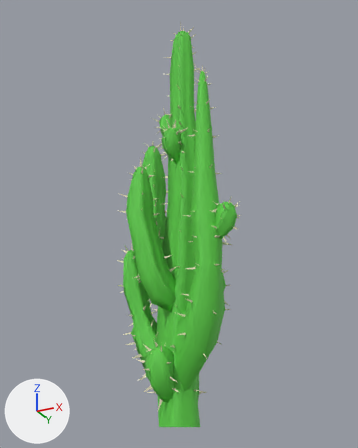
Renders of the FBX model Assets/Models/Environment/Plants/cactusLarge.fbx from each side of a commit.
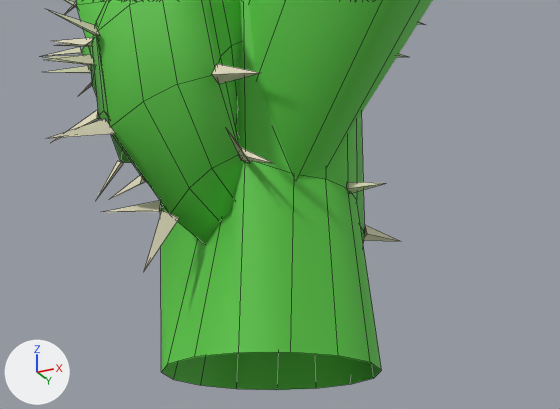
Each version appears first whole from a 50 mm lens placed at (3.79, -7.58, 0.05), pointed at (-0.12, 0.24, 3.57), and next in a close-up from a 50 mm lens placed at (1.07, -2.07, -0.4), pointed at (0.09, -0.11, 0.48). Lighting does not change. The marker at lower left points along +X, +Y and +Z. The close-ups show mesh edges as thin lines.

Script lines for the objects in view, before the commit:
```python
me_sphere_022 = bpy.data.meshes.new('Sphere.022')
me_sphere_022.from_pydata(...)  # 2767 vertices, 2755 faces; spans x -1.28..1.39, y -1.08..1.31, z 0.0..8.1
# faces by material slot: [1600, 1155]
me_sphere_022.materials.append(mat_needlelight2)  # white #e7dfc3
me_sphere_022.materials.append(mat_cactuslightgreen)  # green #5bca45
# before: 175 (0.0, 0.36, 0.0) at pixel (316, 388), 186 (0.13, 0.33, 0.0) at pixel (350, 384), 201 (0.24, 0.25, 0.0) at pixel (373, 378), 216 (0.31, 0.13, 0.0) at pixel (381, 370), 232 (0.32, 0.0, 0.0) at pixel (370, 362)
# before: 247 (0.28, -0.13, 0.0) at pixel (338, 355), 262 (0.19, -0.23, 0.0) at pixel (290, 352), 277 (0.06, -0.29, 0.0) at pixel (238, 352), 292 (-0.07, -0.29, 0.0) at pixel (194, 356), 308 (-0.2, -0.23, 0.0) at pixel (167, 364)
# before: 323 (-0.29, -0.13, 0.0) at pixel (161, 372), 338 (-0.33, 0.0, 0.0) at pixel (173, 379), 353 (-0.32, 0.13, 0.0) at pixel (200, 385), 368 (-0.25, 0.25, 0.0) at pixel (236, 388), 383 (-0.14, 0.33, 0.0) at pixel (276, 389)
ob_sphere_002 = bpy.data.objects.new('Sphere.002', me_sphere_022)
ob_sphere_002.location = (0.0, 0.0, 0.0)
```
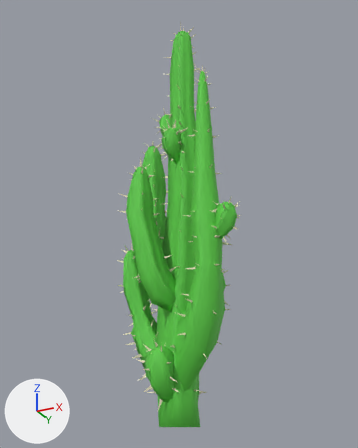
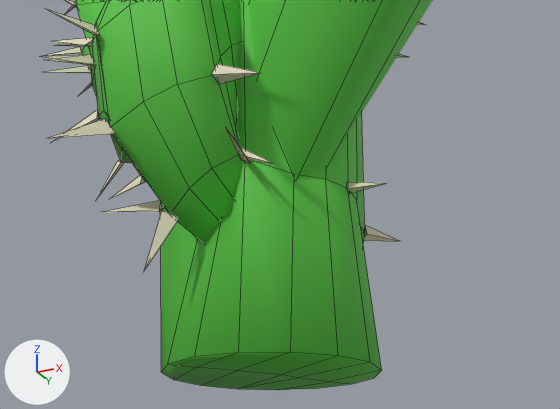
Boxes (x1, y1, x2, y2) around the edits, measured in the close-ups (560 x 409 px):
part 1 of me_sphere_022, added (green)
    after: (162, 352, 382, 390)

The change in detail:
me_sphere_022 has 2767 vertices, 2755 faces and spans x -1.28..1.39, y -1.08..1.31, z 0.0..8.1.
me_sphere_022 is used by ob_sphere_002; location (0.0, 0.0, 0.0).
Verts and faces of me_sphere_022; kept vertices keep their numbers, new ones are numbered from 2767.
Part 1, on me_sphere_022:
New vertex 2767 is at (0.09, 0.26, 0.0), pixel (329, 381).
New vertex 2768 is at (0.03, 0.14, 0.0), pixel (297, 377).
New vertex 2769 is at (0.01, 0.07, 0.0), pixel (281, 374).
New vertex 2770 is at (-0.08, -0.05, 0.0), pixel (236, 370).
New vertex 2771 is at (-0.15, -0.16, 0.0), pixel (196, 367).
New faces: (186, 201, 216, 2767), (175, 186, 2767, 383), (216, 232, 2768, 2767), (368, 383, 2767, 2768), (232, 247, 2769, 2768), (368, 2768, 2769) (mat_cactuslightgreen (green #5bca45)).
New faces: (247, 262, 2770, 2769), (353, 368, 2769, 2770), (262, 277, 2771, 2770), (338, 353, 2770, 2771), (277, 292, 308, 2771), (308, 323, 338, 2771) (mat_cactuslightgreen (green #5bca45)).
